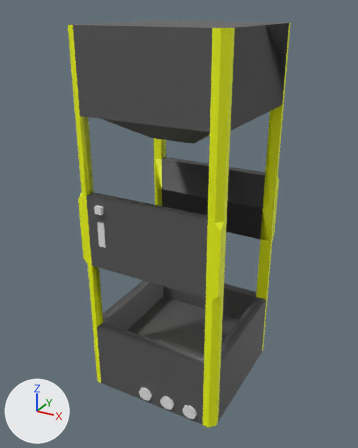
Two versions of the FBX model Assets/Resourses/mashine.fbx, one commit apart.
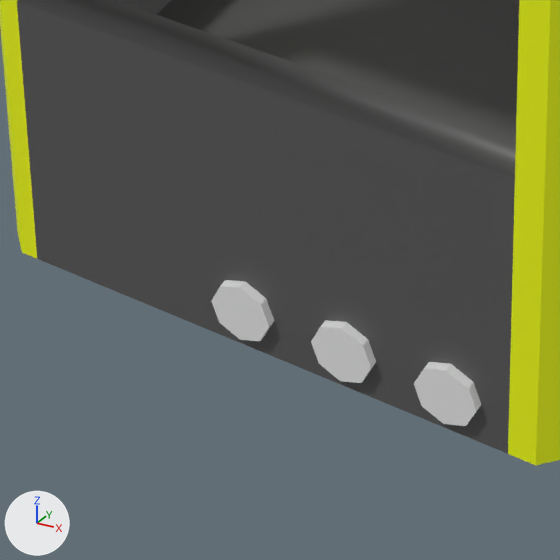
There are two pictures of each version: one whole from a camera (50 mm lens) standing at (3.0, -5.6, 5.19) and looking at (-0.04, -0.06, 2.42), one close up on the part from 26% to 60% of the width and 73% to 100% of the height. Every picture has the same lights, and +X, +Y and +Z are marked at lower left.
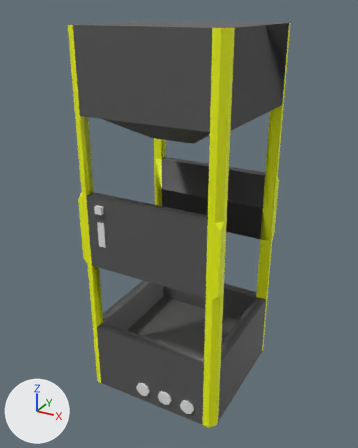
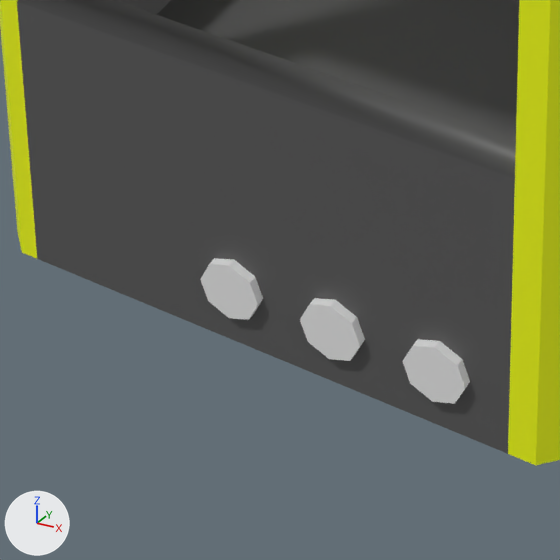
Where the newer file only moved an object's origin or applied its transform, the numbers keep the older frame.

Changed parts and their boxes [x1, y1, x2, y2] in the close-ups (560 x 560 px):
'Cube.008', moved: before [414, 362, 481, 426]; after [402, 339, 470, 404]
'Cube.010', moved: before [311, 320, 376, 383]; after [300, 298, 365, 361]
'Cube.009', moved: before [211, 280, 274, 341]; after [200, 258, 263, 320]

What changed in the scene script:
```text
Change ob_cube_010:
    ob_cube_010.location: (0.292, -1.0, 0.15) -> (0.254, -1.0, 0.218)
Change ob_cube_009:
    ob_cube_009.location: (-0.063, -1.0, 0.15) -> (-0.101, -1.0, 0.218)
Change ob_cube_008:
    ob_cube_008.location: (0.642, -1.0, 0.15) -> (0.604, -1.0, 0.218)
```
